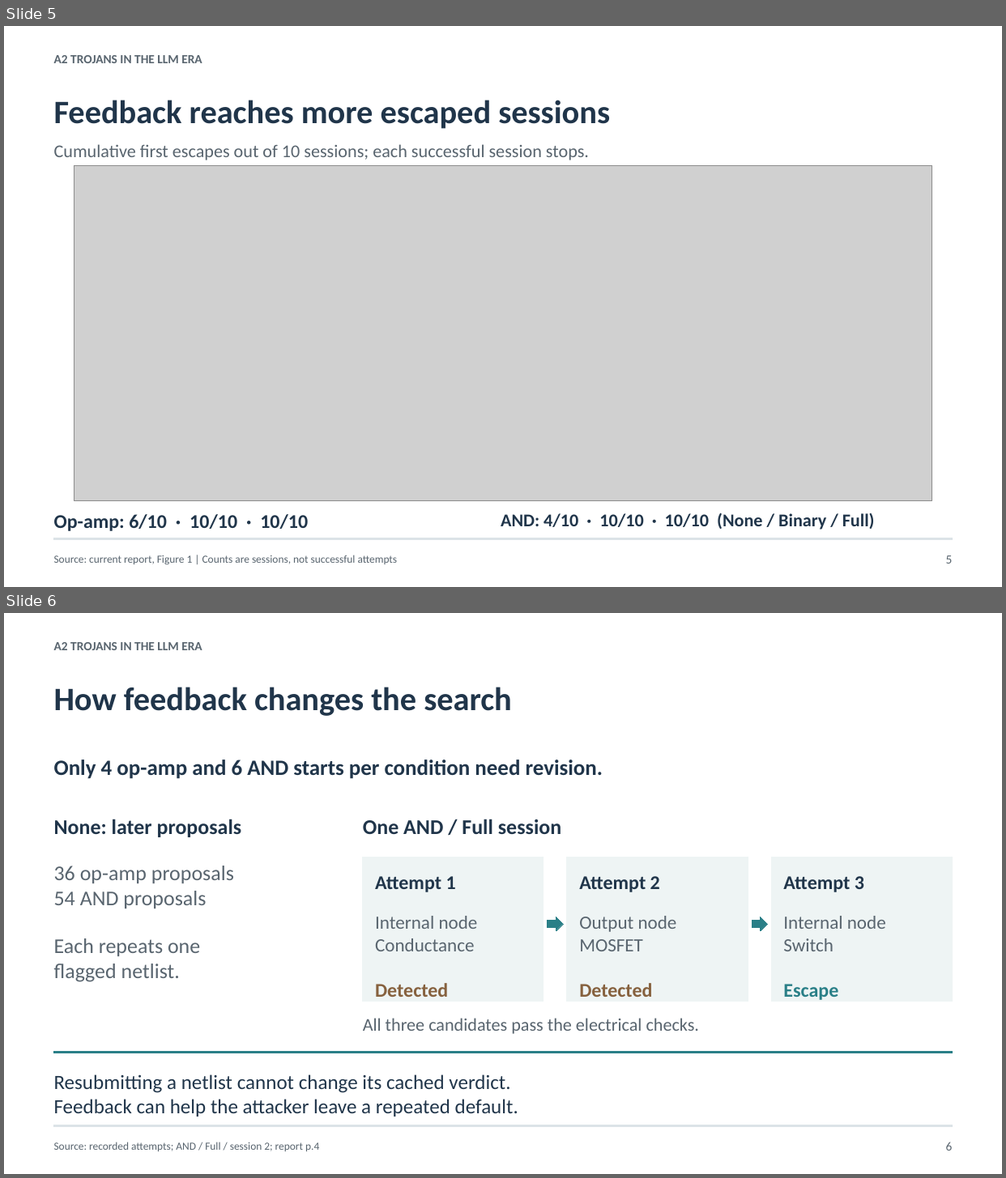
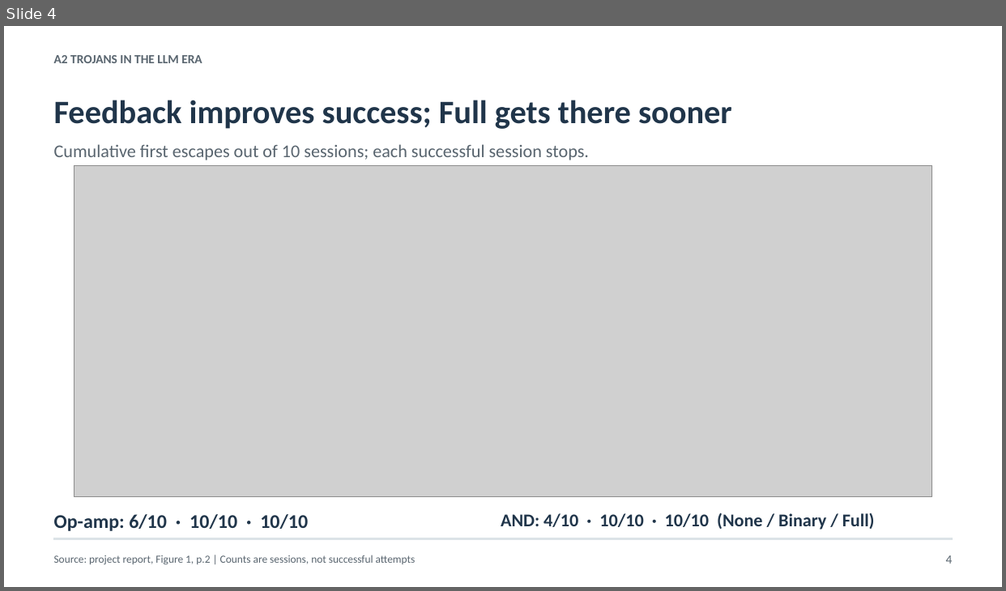
Before and after one commit to MikeJiahaoXu/a2-llm-trojan-study, a slide deck: output/slides/a2_feedback/output.pptx. Shown one above the other, each under a label of ours: slides 5 and 6 before the commit, slide 4 after it. The pictures are 1006x1178 and 1006x591 pixels, drawn with LibreOffice and Linux fonts; fonts in the diff are those of the drawing; grey boxes stand for pictures. Boxes give left, top, right and bottom in pixels: in the first picture for what was removed or moved away, otherwise in the second. Text is boxed around its words. In the diff, an @@ line names an element or a change of style, - is before the commit and + after.

Commit message:
Align presentation with collaborator report and clarify feedback example

```diff
--- a/output/slides/a2_feedback/output.pptx
+++ b/output/slides/a2_feedback/output.pptx
@@ slide 6 removed at (x1=4, y1=613, x2=1002, y2=1174), background #FFFFFF @@
@@ text removed at (x1=54, y1=642, x2=202, y2=650) @@
-A2 TROJANS IN THE LLM ERA
@@ text removed at (x1=54, y1=687, x2=512, y2=716) @@
-How feedback changes the search
@@ text removed at (x1=54, y1=760, x2=603, y2=779) @@
-Only 4 op-amp and 6 AND starts per condition need revision.
@@ text removed at (x1=54, y1=819, x2=242, y2=837) @@
-None: later proposals
@@ text removed at (x1=363, y1=819, x2=561, y2=834) @@
-One AND / Full session
@@ text removed at (x1=54, y1=866, x2=234, y2=982) @@
-36 op-amp proposals
-54 AND proposals
-Each repeats one
-flagged netlist.
@@ rectangle removed at (x1=363, y1=857, x2=543, y2=1002) @@
@@ text removed at (x1=375, y1=876, x2=456, y2=892) @@
-Attempt 1
@@ rectangle removed at (x1=567, y1=857, x2=748, y2=1002) @@
@@ text removed at (x1=579, y1=876, x2=660, y2=892) @@
-Attempt 2
@@ rectangle removed at (x1=771, y1=857, x2=953, y2=1002) @@
@@ text removed at (x1=783, y1=876, x2=864, y2=892) @@
-Attempt 3
@@ text removed at (x1=375, y1=916, x2=478, y2=952) @@
-Internal node
-Conductance
@@ right arrow removed at (x1=548, y1=917, x2=563, y2=931) @@
@@ text removed at (x1=579, y1=916, x2=677, y2=952) @@
-Output node
-MOSFET
@@ right arrow removed at (x1=752, y1=917, x2=768, y2=931) @@
@@ text removed at (x1=783, y1=916, x2=886, y2=952) @@
-Internal node
-Switch
@@ text removed at (x1=375, y1=983, x2=448, y2=997) @@
-Detected
@@ text removed at (x1=579, y1=983, x2=652, y2=997) @@
-Detected
@@ text removed at (x1=783, y1=984, x2=838, y2=1000) @@
-Escape
@@ text removed at (x1=363, y1=1018, x2=700, y2=1034) @@
-All three candidates pass the electrical checks.
@@ rectangle removed at (x1=54, y1=1052, x2=953, y2=1053) @@
@@ text removed at (x1=54, y1=1075, x2=518, y2=1117) @@
-Resubmitting a netlist cannot change its cached verdict.
-Feedback can help the attacker leave a repeated default.
@@ rectangle removed at (x1=54, y1=1125, x2=953, y2=1127) @@
@@ text removed at (x1=54, y1=1142, x2=319, y2=1152) @@
-Source: recorded attempts; AND / Full / session 2; report p.4
@@ text removed at (x1=946, y1=1142, x2=953, y2=1151) @@
-6
@@ what was slide 5 is now slide 4 @@
@@ slide 4 changed as well @@
@@ text at (x1=54, y1=100, x2=732, y2=129): text changed @@
-Feedback reaches more escaped sessions
+Feedback improves success; Full gets there sooner
@@ picture resized from (x1=74, y1=165, x2=932, y2=501) to (x1=74, y1=165, x2=932, y2=497) @@
@@ text at (x1=54, y1=556, x2=415, y2=565): text changed @@
-Source: current report, Figure 1 | Counts are sessions, not successful attempts
+Source: project report, Figure 1, p.2 | Counts are sessions, not successful attempts
@@ text at (x1=946, y1=556, x2=953, y2=564): text changed @@
-5
+4
```
Also in this commit, not shown: 2 other slides changed, 3 slides added, 3 other slides removed, 8 other files.
